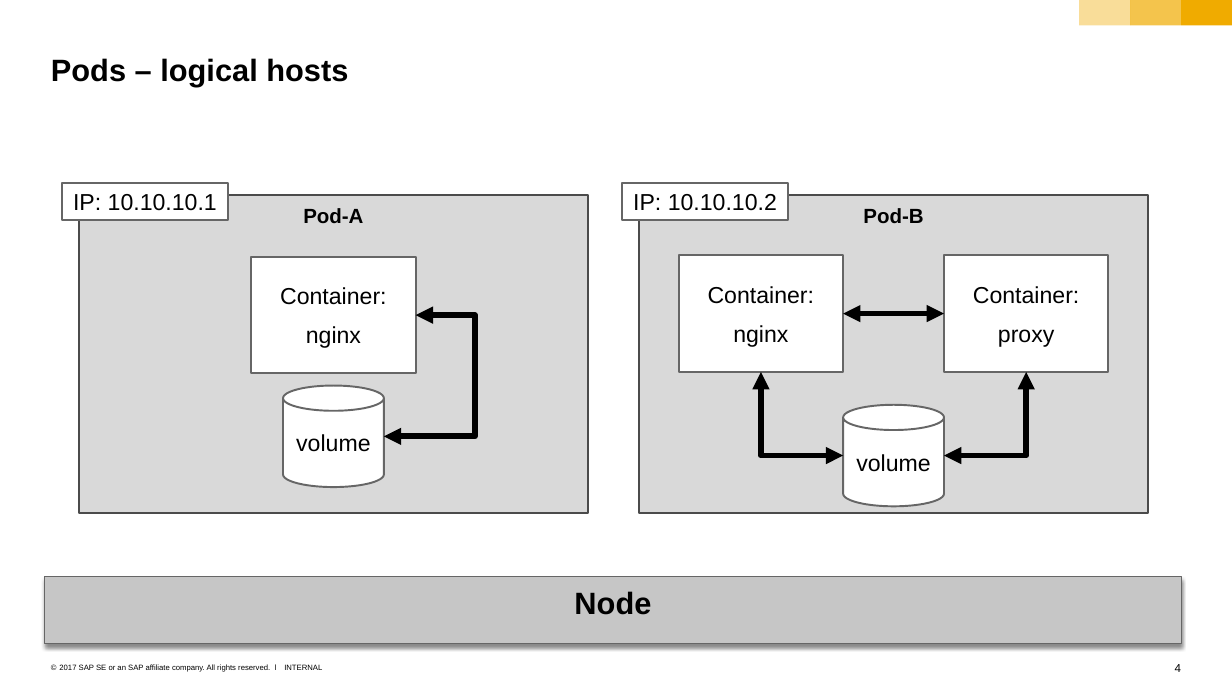
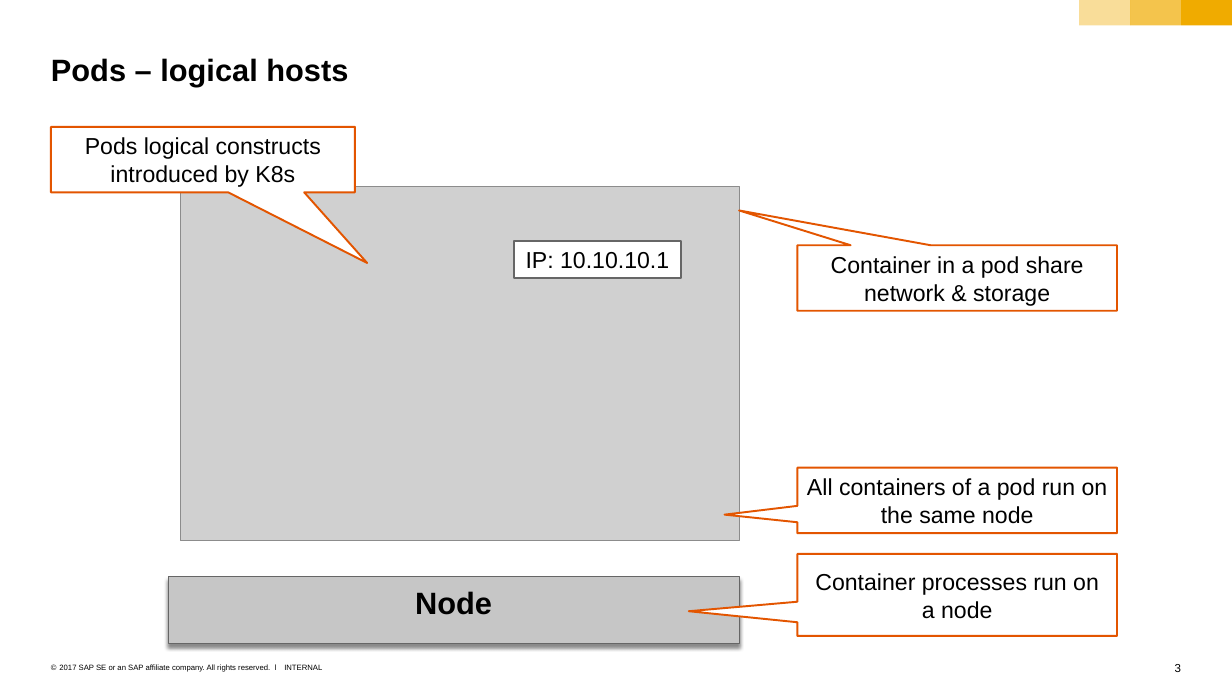
Before and after one commit to cuijiyao01/docker-k8s-training, a slide deck: slide 3 of kubernetes/02_pods.pptx (slide 4 before the commit). Drawn at 1232x693 pixels with LibreOffice and Linux fonts; fonts in the diff are those of the drawing; grey boxes stand for pictures. Boxes give left, top, right and bottom in pixels: in the first picture for what was removed or moved away, otherwise in the second. Text is boxed around its words. In the diff, an @@ line names an element or a change of style, - is before the commit and + after.

```diff
--- a/kubernetes/02_pods.pptx
+++ b/kubernetes/02_pods.pptx
@@ speech box added at [51,127,355,192], fill #FFFFFF, outline #E35500 1.5 pt, 18 pt, text #000000 @@
+Pods logical constructs introduced by K8s
@@ rectangle removed at [79,195,587,513] @@
-Pod-A
@@ picture added at [180,186,739,540] @@
@@ rectangle removed at [622,183,788,220] @@
-IP: 10.10.10.2
@@ rectangle removed at [639,195,1147,513] @@
-Pod-B
@@ rectangle removed at [251,257,416,373] @@
-Container:
-nginx
@@ rectangle "IP: 10.10.10.1": place and size @@
-rectangle "IP: 10.10.10.1" at [62,183,228,220]
+rectangle "IP: 10.10.10.1" at [514,241,681,278]
@@ rectangle removed at [679,255,843,371] @@
-Container:
-nginx
@@ speech box added at [797,245,1117,310], fill #FFFFFF, outline #E35500 1.5 pt, 18 pt, text #000000 @@
+Container in a pod share network & storage
@@ rectangle removed at [944,255,1108,371] @@
-Container:
-proxy
@@ elbow double arrow removed from (416, 315) to (384, 436) @@
@@ elbow double arrow removed from (944, 313) to (843, 313) @@
@@ cylinder removed at [283,385,383,487] @@
-volume
@@ elbow double arrow removed from (761, 372) to (843, 455) @@
@@ elbow double arrow removed from (1026, 372) to (944, 455) @@
@@ cylinder removed at [843,405,944,506] @@
-volume
@@ speech box added at [797,467,1117,533], fill #FFFFFF, outline #E35500 1.5 pt, 18 pt, text #000000 @@
+All containers of a pod run on the same node
@@ speech box added at [797,553,1117,635], fill #FFFFFF, outline #E35500 1.5 pt, 18 pt, text #000000 @@
+Container processes run on a node
@@ rectangle "Node": place and size @@
-rectangle "Node" at [45,576,1181,643]
+rectangle "Node" at [168,576,739,643]
@@ page number at [1175,664,1181,672]: text changed @@
-4
+3
```
Also in this commit, not shown: 1 other slide changed, 1 slide added, 1 slide removed.
